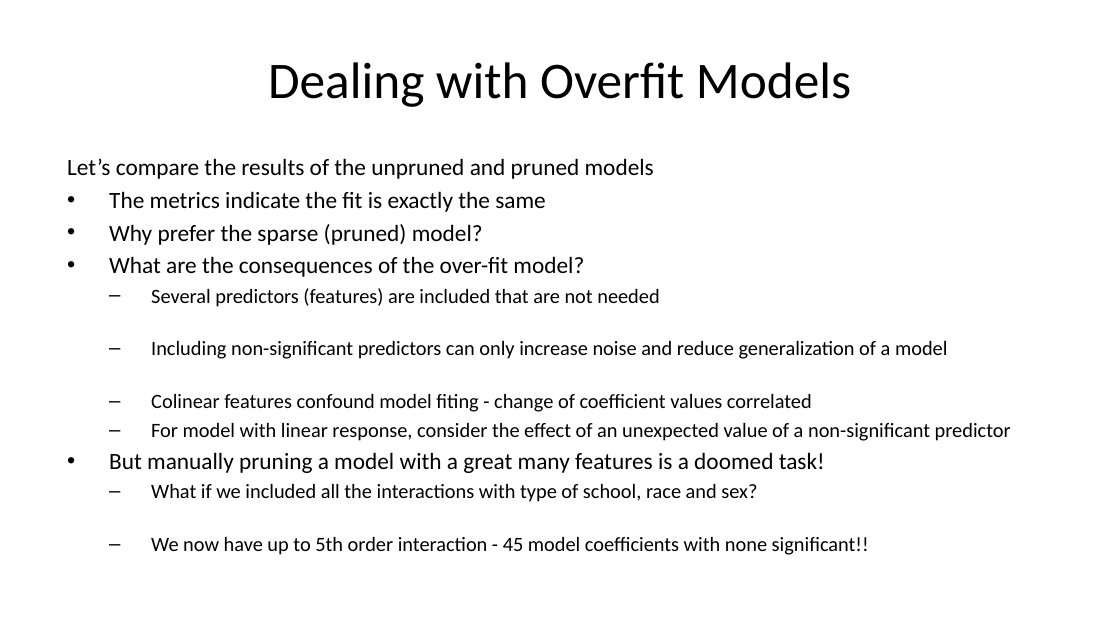
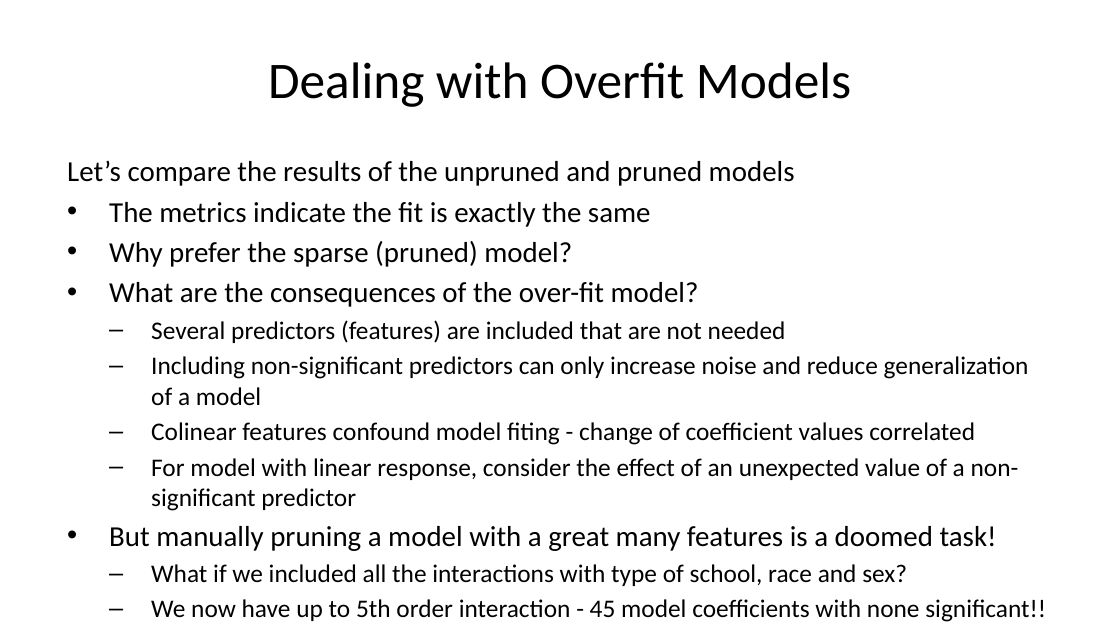
Before and after one commit to StephenElston/CSCI-E-83, a slide deck: slide 8 of LectureSlides/10_ModelsInHighDimensions.pptx. Drawn at 1120x630 pixels with LibreOffice and Linux fonts; fonts in the diff are those of the drawing. Boxes give left, top, right and bottom in pixels: in the first picture for what was removed or moved away, otherwise in the second. Text is boxed around its words. In the diff, an @@ line names an element or a change of style, - is before the commit and + after.

```diff
--- a/LectureSlides/10_ModelsInHighDimensions.pptx
+++ b/LectureSlides/10_ModelsInHighDimensions.pptx
@@ text "Let’s compare the results of ..." at (x1=67, y1=161, x2=1046, y2=622): size 15 to 18.6 pt in "Let’s compare the results of the unpruned ...", "The metrics indicate the fit is exactly ...", "Why prefer the sparse (pruned) model?", "What are the consequences of the over-fit ..." and 1 more places; size 13.1 to 16.3 pt in "Several predictors (features) are included that are ...", "Including non-significant predictors can only increase noise ...", "Colinear features confound model fiting - change ...", "For model with linear response, consider the ..." and 2 more places @@
```
Also in this commit, not shown: 4 other slides changed, 2 slides added, 2 slides removed, 2 other files.
